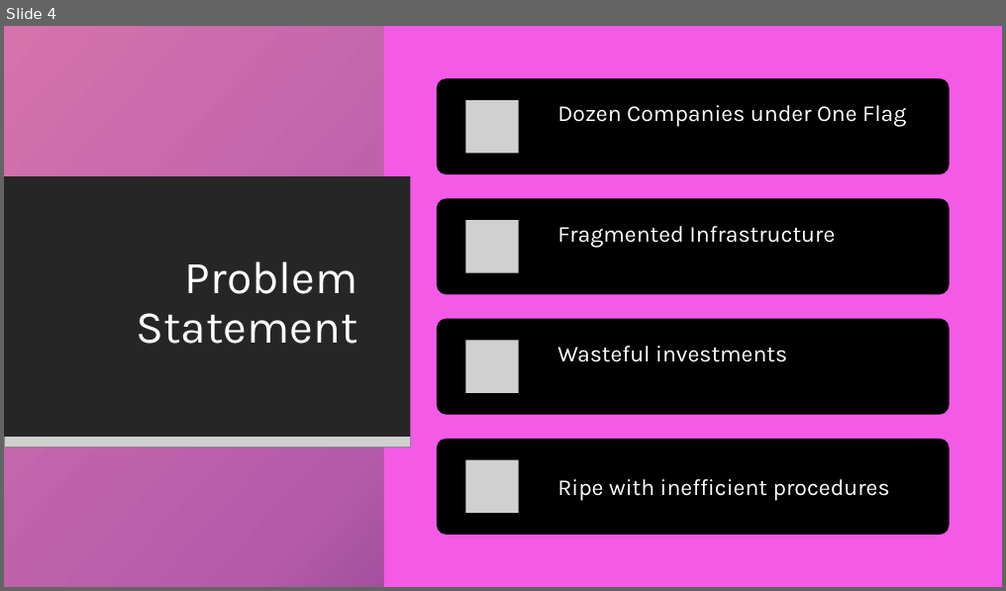
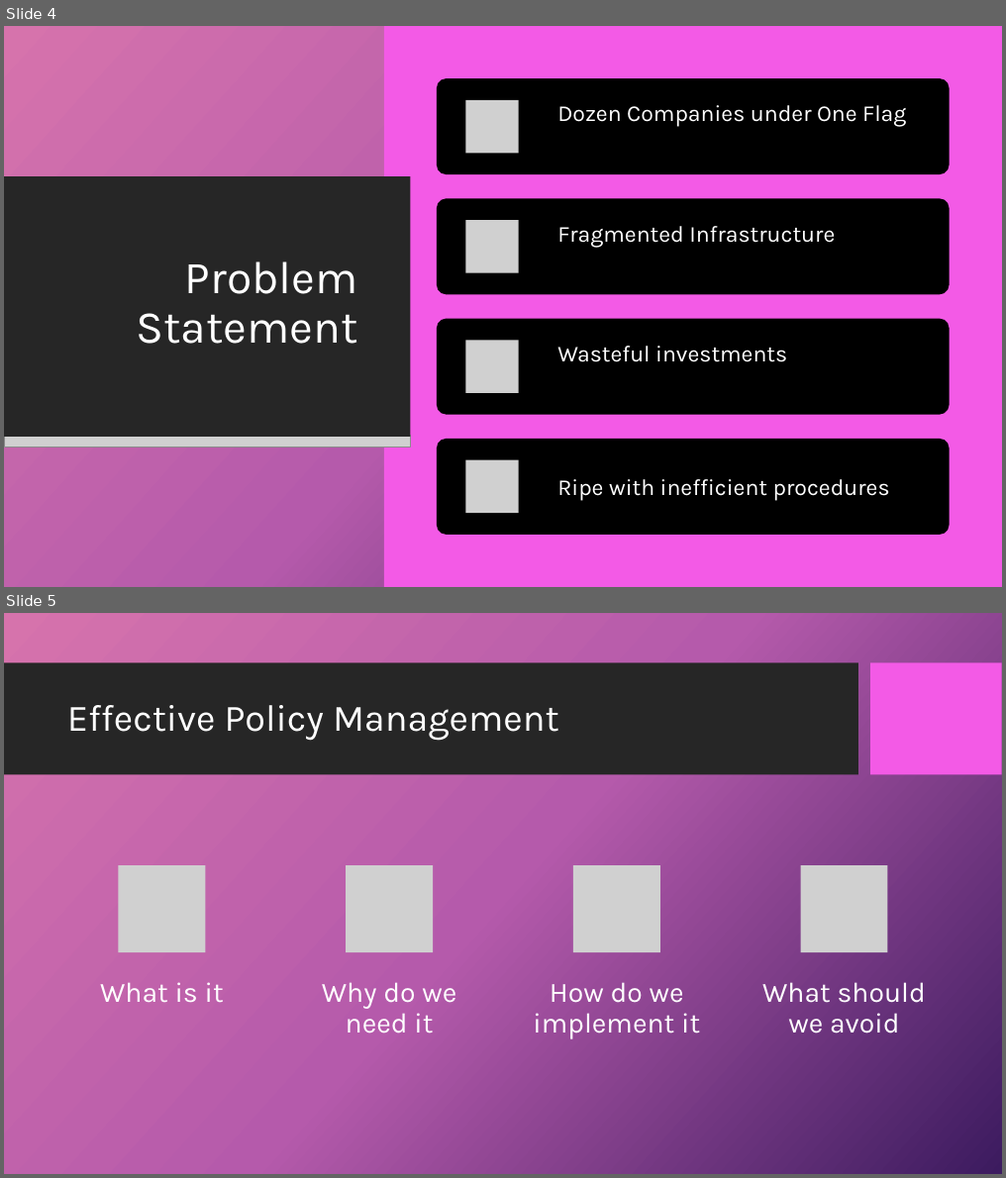
Before and after one commit to dr-natetorious/TIM-8190-Computer_Policy_Strategy, a slide deck: Section3_Implementation/Week8_Present/BachmeierNTIM8190-8.pptx. Shown one above the other, each under a label of ours: slide 4 before the commit, slides 4 and 5 after it. The pictures are 1006x591 and 1006x1178 pixels, drawn with LibreOffice and Linux fonts; fonts in the diff are those of the drawing; grey boxes stand for pictures; background and template pictures are left out. Boxes give left, top, right and bottom in pixels: in the first picture for what was removed or moved away, otherwise in the second. Text is boxed around its words. In the diff, an @@ line names an element or a change of style, - is before the commit and + after.

```diff
--- a/Section3_Implementation/Week8_Present/BachmeierNTIM8190-8.pptx
+++ b/Section3_Implementation/Week8_Present/BachmeierNTIM8190-8.pptx
@@ slide 5 added at (x1=4, y1=613, x2=1002, y2=1174), background picture (left out); not listed: 2 template elements that a slide beside it also shows @@
@@ title added at (x1=67, y1=705, x2=559, y2=740), 36 pt, text #FFFFFF @@
+Effective Policy Management
@@ group added at (x1=100, y1=866, x2=926, y2=1040): 4 pictures, 4 texts @@
+What is it
+Why do we need it
+How do we implement it
+What should we avoid
```
Also in this commit, not shown: 1 slide changed, 7 other slides added, 4 slides removed.
